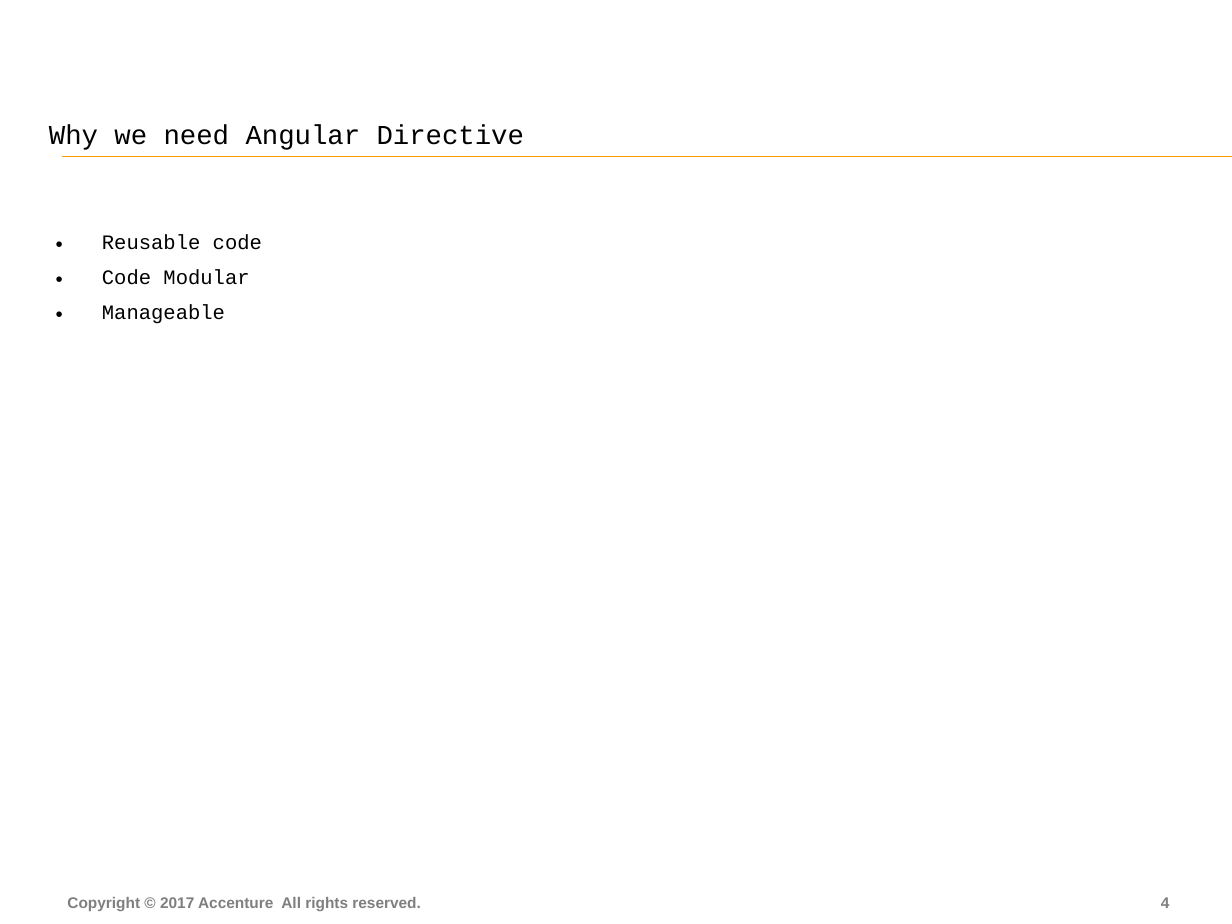
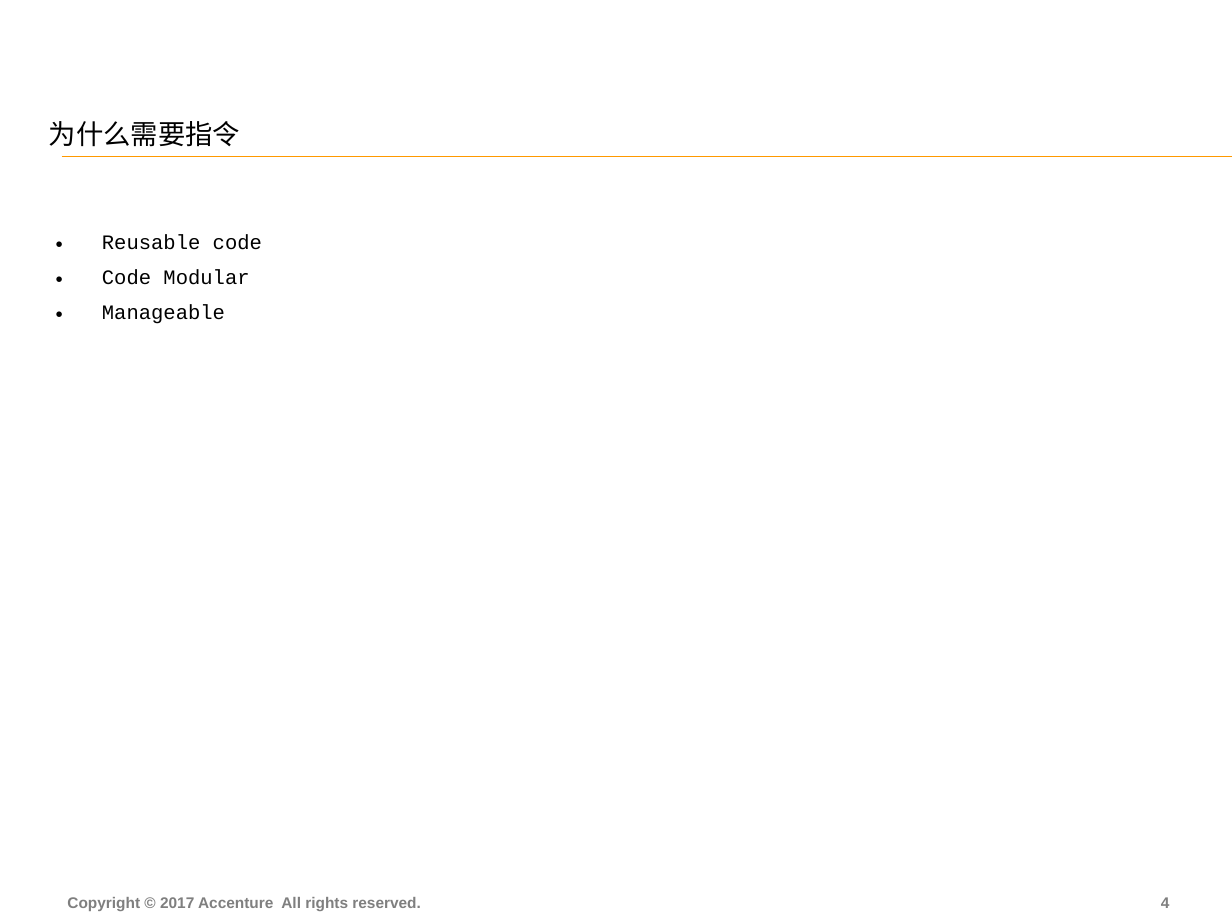
Before and after one commit to FS-Angular-Interest-Group/AngularTraining, a slide deck: slide 5 of PPT/06-Accenture-FS-Angular-Directive.pptx. Drawn at 1232x924 pixels with LibreOffice and Linux fonts; fonts in the diff are those of the drawing. Boxes give left, top, right and bottom in pixels: in the first picture for what was removed or moved away, otherwise in the second. Text is boxed around its words. In the diff, an @@ line names an element or a change of style, - is before the commit and + after.

```diff
--- a/PPT/06-Accenture-FS-Angular-Directive.pptx
+++ b/PPT/06-Accenture-FS-Angular-Directive.pptx
@@ title at (49, 121, 240, 147): text changed @@
-Why we need Angular Directive
+为什么需要指令
```
Also in this commit, not shown: 13 other slides changed.
